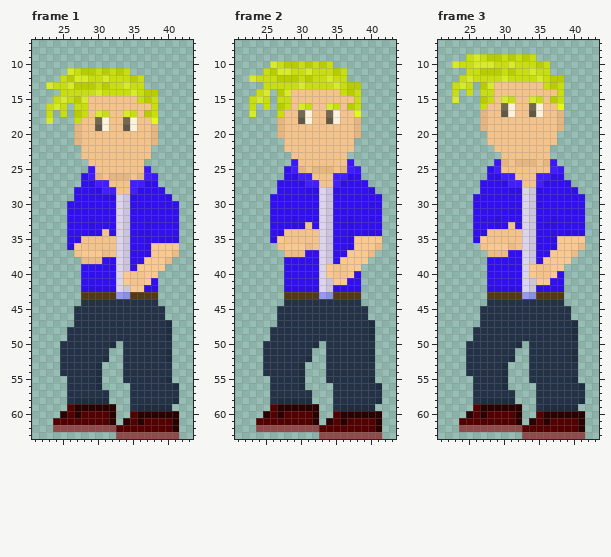
Two versions of one pixel-art file, Assets/art/MainCharacters/Liam/ATTEMPT3/Combat/liamCombatIdleL.aseprite. The picture above was drawn from the file before the commit.
64x64 pixels, 5 frames. Pixels under 10% opacity are left out. Colours within 5 levels of each other are drawn and written as one. Shown: frame 1: x 21..43, y 7..63; frame 2: x 21..43, y 7..63; frame 3: x 21..43, y 7..63. The commit also changed other frames, which this record leaves out.
After the commit:
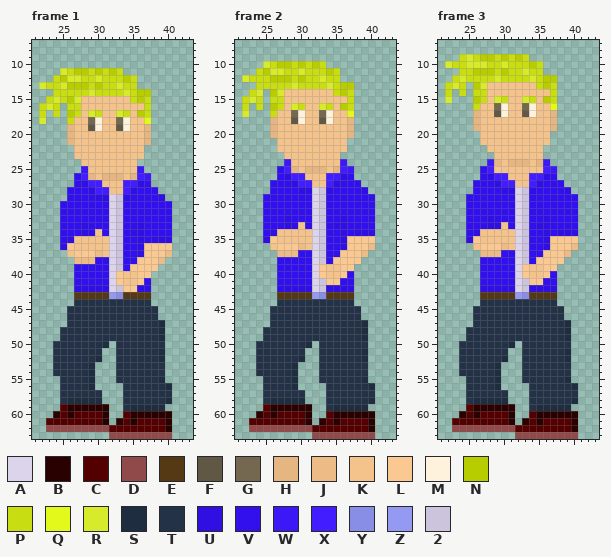
Palette (. is transparent): A #dcd4eb  B #2a0101  C #540000  D #914a4a  E #553814  F #605745  G #746850  H #e5b682  J #edbb85  K #f4c38b  L #fac891  M #fef2dc  N #b8cd00  P #c9dd13  Q #e3f91c  R #d7eb2c  S #1e2d3f  T #233247  U #2f0fe1  V #320fed  W #3c18f7  X #411dff  Y #888de6  Z #9499f1  2 #ccc3dd
The exact change:
Frame 1:
y 11: x 25..27 .RP -> RPN; x 29..34 NPNPNP -> PNPNP.
y 12: x 24..26 .PN -> PNR; x 28 R -> P; x 30..31 PR -> RP; x 34..36 PNP -> NP.
y 13: x 22..23 .R -> RP; x 25..26 PR -> RN; x 29..31 NPN -> PNP; x 33..34 PR -> RP; x 36 P -> .
y 14: x 24 . -> P; x 29..30 PR -> RP; x 34..36 PRP -> RPN; x 38 N -> .
y 15: x 23..28 .PRPNR -> PRPNRK; x 35..38 KPNP -> PNP.
y 16: x 22..26 .PRP. -> PRP.P; x 28 P -> K; x 37..38 KP -> P.
y 17: x 22..31 .P.P.NPKRP -> P.P.NPKRPK; x 33..38 KRPKNP -> RPKNP.
y 18: x 22..23 .R -> R.; x 26..27 .P -> PK; x 29..31 KGM -> GMK; x 33..35 KGM -> GMK; x 37..38 KQ -> Q.
y 19: x 26..27 .H -> HK; x 29..31 KFM -> FMK; x 33..35 KFM -> FMK; x 37..38 KH -> H.
y 20..21: x 26..27 .H -> HK; x 37..38 KH -> H.
y 22..23: x 27 . -> K; x 37 K -> .
y 24: x 28 . -> K; x 36 K -> .
y 25: x 28..29 .W -> WK; x 36..37 KW -> W.
y 26: x 27..31 .VXHK -> VXHKH; x 34..38 HKHXW -> KHXW.
y 27: x 27..29 .VU -> VUX; x 31 X -> K; x 34 K -> X; x 36..38 XUV -> UV.
y 28: x 26 . -> V; x 29..30 VU -> UX; x 32 X -> K; x 34..36 KXU -> XUV; x 39 V -> .
y 29: x 26 . -> V; x 30 V -> U; x 32..35 UA2U -> A2UV; x 39..40 VU -> U.
y 30..32: x 25 . -> V; x 32..34 VA2 -> A2V; x 41 V -> .
y 33: x 25 . -> V; x 28..29 VU -> UV; x 32..34 VA2 -> A2V; x 36..37 VU -> UV; x 41 V -> .
y 34: x 25 . -> V; x 28 V -> U; x 30..35 UKVA2V -> KVA2VU; x 37 U -> V; x 41 V -> .
y 35: x 25..27 .VU -> VUK; x 32..34 KA2 -> A2V; x 36..38 VUV -> UVU; x 41 U -> .
y 36: x 25..27 .UL -> ULK; x 32..34 KA2 -> A2V; x 36..37 VU -> UL; x 41 L -> .
y 37: x 26..27 .K -> KL; x 30..34 LJKA2 -> JKA2V; x 36..37 VU -> UL; x 40..41 LJ -> J.
y 38: x 27 . -> J; x 30 J -> V; x 32..34 VA2 -> A2V; x 36 V -> L; x 39..40 LJ -> J.
y 39: x 27 . -> V; x 32..35 VA2V -> A2VL; x 39 L -> .
y 40: x 27 . -> V; x 32..34 VAL -> ALK; x 36 K -> L; x 38 L -> .
y 41: x 27 . -> V; x 32..34 VAL -> ALK; x 36..38 KLV -> LV.
y 42: x 27 . -> U; x 32..34 UA2 -> A2L; x 36 L -> U; x 38 U -> .
y 43: x 27 . -> E; x 32..34 EZY -> ZYE; x 38 E -> .
y 44: x 27 . -> T; x 38 T -> .
y 45..46: x 26 . -> T; x 39 T -> .
y 47: x 26 . -> T; x 39..40 TS -> S.
y 48..49: x 25 . -> T; x 39..40 TS -> S.
y 50: x 24 . -> T; x 31..33 TS. -> S.T; x 40 T -> .
y 51: x 24 . -> T; x 31 T -> .; x 33 . -> T; x 39..40 TS -> S.
y 52: x 24 . -> T; x 30..31 TS -> S.; x 33 . -> T; x 39..40 TS -> S.
y 53..54: x 24 . -> T; x 29..30 TS -> S.; x 33 . -> T; x 40 T -> .
y 55: x 25 . -> T; x 29..30 TS -> S.; x 33 . -> T; x 39..40 TS -> S.
y 56: x 25 . -> T; x 29..30 TS -> S.; x 34 . -> T; x 40..41 TS -> S.
y 57: x 25 . -> T; x 31 T -> .; x 34 . -> T; x 41 T -> .
y 58: x 25..26 .T -> TS; x 31 S -> .; x 34 . -> T; x 40..41 TS -> S.
y 59: x 25..26 .C -> CB; x 32 B -> .; x 34..35 .T -> TS; x 40 S -> .
y 60: x 24..27 .BCB -> BCBC; x 31..32 CB -> B.; x 34..35 .C -> CB; x 41 B -> .
y 61: x 23 . -> C; x 31..36 CB.BCB -> B.BCBC; x 40..41 CB -> B.
y 62: x 23 . -> D; x 32 D -> C; x 40..41 CB -> B.
y 63: x 32 . -> D; x 41 D -> .
Frame 2:
y 10: x 25..27 .RP -> RPN; x 29..34 NPNPNP -> PNPNP.
y 11: x 24..26 .PN -> PNR; x 28 R -> P; x 30..31 PR -> RP; x 34..36 PNP -> NP.
y 12: x 22..23 .R -> RP; x 26 P -> N; x 29..31 NPN -> PNP; x 33..34 PR -> RP; x 36 P -> .
y 13: x 24 . -> P; x 29..30 PR -> RP; x 34..36 PRP -> RPN; x 38 N -> .
y 14: x 23..28 .PR.NR -> PR.NRK; x 35..38 KPNP -> PNP.
y 15: x 22..26 .PRP. -> PRP.P; x 28 P -> K; x 37..38 KP -> P.
y 16: x 22..31 .P.P.NPKRP -> P.P.NPKRPK; x 33..38 KRPKNP -> RPKNP.
y 17: x 22..23 .R -> R.; x 26..27 .P -> PK; x 29..31 KGM -> GMK; x 33..35 KGM -> GMK; x 37..38 KQ -> Q.
y 18: x 26..27 .H -> HK; x 29..31 KFM -> FMK; x 33..35 KFM -> FMK; x 37..38 KH -> H.
y 19..20: x 26..27 .H -> HK; x 37..38 KH -> H.
y 21..22: x 27 . -> K; x 37 K -> .
y 23: x 28 . -> K; x 36 K -> .
y 24: x 28..29 .W -> WK; x 36..37 KW -> W.
y 25: x 27..31 .VXHK -> VXHKH; x 34..38 HKHXW -> KHXW.
y 26: x 27..29 .VU -> VUX; x 31 X -> K; x 34 K -> X; x 36..38 XUV -> UV.
y 27: x 26 . -> V; x 29..30 VU -> UX; x 32 X -> K; x 34..36 KXU -> XUV; x 39 V -> .
y 28: x 26 . -> V; x 30 V -> U; x 32..35 UA2U -> A2UV; x 39..40 VU -> U.
y 29..31: x 25 . -> V; x 32..34 VA2 -> A2V; x 41 V -> .
y 32: x 25 . -> V; x 28..29 VU -> UV; x 32..34 VA2 -> A2V; x 36..37 VU -> UV; x 41 V -> .
y 33: x 25 . -> V; x 28 V -> U; x 30..35 UKVA2V -> KVA2VU; x 37 U -> V; x 41 V -> .
y 34: x 25..27 .VU -> VUK; x 32..34 KA2 -> A2V; x 36..38 VUV -> UVU; x 41 U -> .
y 35: x 25..27 .UL -> ULK; x 32..34 KA2 -> A2V; x 36..37 VU -> UL; x 41 L -> .
y 36: x 26..27 .K -> KL; x 30..34 LJKA2 -> JKA2V; x 36..37 VU -> UL; x 40..41 LJ -> J.
y 37: x 27 . -> J; x 30 J -> V; x 32..34 VA2 -> A2V; x 36 V -> L; x 39..40 LJ -> J.
y 38: x 27 . -> V; x 32..35 VA2V -> A2VL; x 39 L -> .
y 39: x 27 . -> V; x 32..34 VAL -> ALK; x 36 K -> L; x 38 L -> .
y 40: x 27 . -> V; x 32..34 VAL -> ALK; x 36..38 KLV -> LV.
y 41: x 27 . -> V; x 32..34 VA2 -> A2L; x 36 L -> V; x 38 V -> .
y 42: x 27 . -> U; x 32..34 UA2 -> A2U; x 38 U -> .
y 43: x 27 . -> E; x 32..34 EZY -> ZYE; x 38 E -> .
y 44: x 27 . -> T; x 38 T -> .
y 45..46: x 26 . -> T; x 39 T -> .
y 47: x 26 . -> T; x 39..40 TS -> S.
y 48..49: x 25 . -> T; x 39..40 TS -> S.
y 50: x 24 . -> T; x 31..33 TS. -> S.T; x 40 T -> .
y 51: x 24 . -> T; x 31 T -> .; x 33 . -> T; x 39..40 TS -> S.
y 52: x 24 . -> T; x 30..31 TS -> S.; x 33 . -> T; x 39..40 TS -> S.
y 53..54: x 24 . -> T; x 29..30 TS -> S.; x 33 . -> T; x 40 T -> .
y 55: x 25 . -> T; x 29..30 TS -> S.; x 33 . -> T; x 39..40 TS -> S.
y 56: x 25 . -> T; x 29..30 TS -> S.; x 34 . -> T; x 40..41 TS -> S.
y 57: x 25 . -> T; x 31 T -> .; x 34 . -> T; x 41 T -> .
y 58: x 25..26 .T -> TS; x 31 S -> .; x 34 . -> T; x 40..41 TS -> S.
y 59: x 25..26 .C -> CB; x 32 B -> .; x 34..35 .T -> TS; x 40 S -> .
y 60: x 24..27 .BCB -> BCBC; x 31..32 CB -> B.; x 34..35 .C -> CB; x 41 B -> .
y 61: x 23 . -> C; x 31..36 CB.BCB -> B.BCBC; x 40..41 CB -> B.
y 62: x 23 . -> D; x 32 D -> C; x 40..41 CB -> B.
y 63: x 32 . -> D; x 41 D -> .
Frame 3:
y 9: x 24..27 .PRP -> PRPN; x 29..34 NPNPNP -> PNPNP.
y 10: x 22..23 .R -> RP; x 25 P -> R; x 28 R -> P; x 30..31 PR -> RP; x 34..36 PNP -> NP.
y 11: x 24 . -> P; x 26 P -> N; x 29..31 NPN -> PNP; x 33..34 PR -> RP; x 36 P -> .
y 12: x 23..25 .PR -> PRP; x 29..30 PR -> RP; x 34..36 PRP -> RPN; x 38 N -> .
y 13: x 22..28 .PRP.NR -> PRP.NRK; x 35..38 KPNP -> PNP.
y 14: x 22..26 .P.P. -> P.P.P; x 28 P -> K; x 37..38 KP -> P.
y 15: x 22..23 .R -> R.; x 26..31 .NPKRP -> NPKRPK; x 33..38 KRPKNP -> RPKNP.
y 16: x 26..27 .P -> PK; x 29..31 KGM -> GMK; x 33..35 KGM -> GMK; x 37..38 KQ -> Q.
y 17: x 26..27 .H -> HK; x 29..31 KFM -> FMK; x 33..35 KFM -> FMK; x 37..38 KH -> H.
y 18..19: x 26..27 .H -> HK; x 37..38 KH -> H.
y 20..21: x 27 . -> K; x 37 K -> .
y 22: x 28 . -> K; x 36 K -> .
y 23: x 29 . -> K; x 36 K -> .
y 24: x 28..31 .WHK -> WHKH; x 34..37 HKHW -> KHW.
y 25: x 27..29 .VX -> VXK; x 36..38 KXW -> XW.
y 26: x 27..29 .VU -> VUX; x 31 X -> K; x 34 K -> X; x 36..38 XUV -> UV.
y 27: x 26 . -> V; x 29..30 VU -> UX; x 32 X -> K; x 34..36 KXU -> XUV; x 39 V -> .
y 28: x 26 . -> V; x 30 V -> U; x 32..35 UA2U -> A2UV; x 39..40 VU -> U.
y 29..31: x 25 . -> V; x 32..34 VA2 -> A2V; x 41 V -> .
y 32: x 25 . -> V; x 28..29 VU -> UV; x 32..34 VA2 -> A2V; x 36..37 VU -> UV; x 41 V -> .
y 33: x 25 . -> V; x 28 V -> U; x 30..35 UKVA2V -> KVA2VU; x 37 U -> V; x 41 V -> .
y 34: x 25..27 .VU -> VUK; x 32..34 KA2 -> A2V; x 36..38 VUV -> UVU; x 41 U -> .
y 35: x 25..27 .UL -> ULK; x 32..34 KA2 -> A2V; x 36..37 VU -> UL; x 41 L -> .
y 36: x 26..27 .K -> KL; x 30..34 LJKA2 -> JKA2V; x 36..37 VU -> UL; x 40..41 LJ -> J.
y 37: x 27 . -> J; x 30 J -> V; x 32..34 VA2 -> A2V; x 36 V -> L; x 39..40 LJ -> J.
y 38: x 27 . -> V; x 32..35 VA2V -> A2VL; x 39 L -> .
y 39: x 27 . -> V; x 32..34 VAL -> ALK; x 36 K -> L; x 38 L -> .
y 40: x 27 . -> V; x 32..34 VAL -> ALK; x 36..38 KLV -> LV.
y 41: x 27 . -> V; x 32..34 VA2 -> A2L; x 36 L -> V; x 38 V -> .
y 42: x 27 . -> U; x 32..34 UA2 -> A2U; x 38 U -> .
y 43: x 27 . -> E; x 32..34 EZY -> ZYE; x 38 E -> .
y 44: x 27 . -> T; x 38 T -> .
y 45..46: x 26 . -> T; x 39 T -> .
y 47: x 26 . -> T; x 39..40 TS -> S.
y 48..49: x 25 . -> T; x 39..40 TS -> S.
y 50: x 24 . -> T; x 31..33 TS. -> S.T; x 40 T -> .
y 51: x 24 . -> T; x 31 T -> .; x 33 . -> T; x 39..40 TS -> S.
y 52: x 24 . -> T; x 30..31 TS -> S.; x 33 . -> T; x 39..40 TS -> S.
y 53..54: x 24 . -> T; x 29..30 TS -> S.; x 33 . -> T; x 40 T -> .
y 55: x 25 . -> T; x 29..30 TS -> S.; x 33 . -> T; x 39..40 TS -> S.
y 56: x 25 . -> T; x 29..30 TS -> S.; x 34 . -> T; x 40..41 TS -> S.
y 57: x 25 . -> T; x 31 T -> .; x 34 . -> T; x 41 T -> .
y 58: x 25..26 .T -> TS; x 31 S -> .; x 34 . -> T; x 40..41 TS -> S.
y 59: x 25..26 .C -> CB; x 32 B -> .; x 34..35 .T -> TS; x 40 S -> .
y 60: x 24..27 .BCB -> BCBC; x 31..32 CB -> B.; x 34..35 .C -> CB; x 41 B -> .
y 61: x 23 . -> C; x 31..36 CB.BCB -> B.BCBC; x 40..41 CB -> B.
y 62: x 23 . -> D; x 32 D -> C; x 40..41 CB -> B.
y 63: x 32 . -> D; x 41 D -> .
Boxes around the changes in both pictures, in picture pixels (x1, y1, x2, y2):
changed: (39, 68, 179, 439)
changed: (242, 61, 382, 439)
changed: (445, 54, 585, 439)
